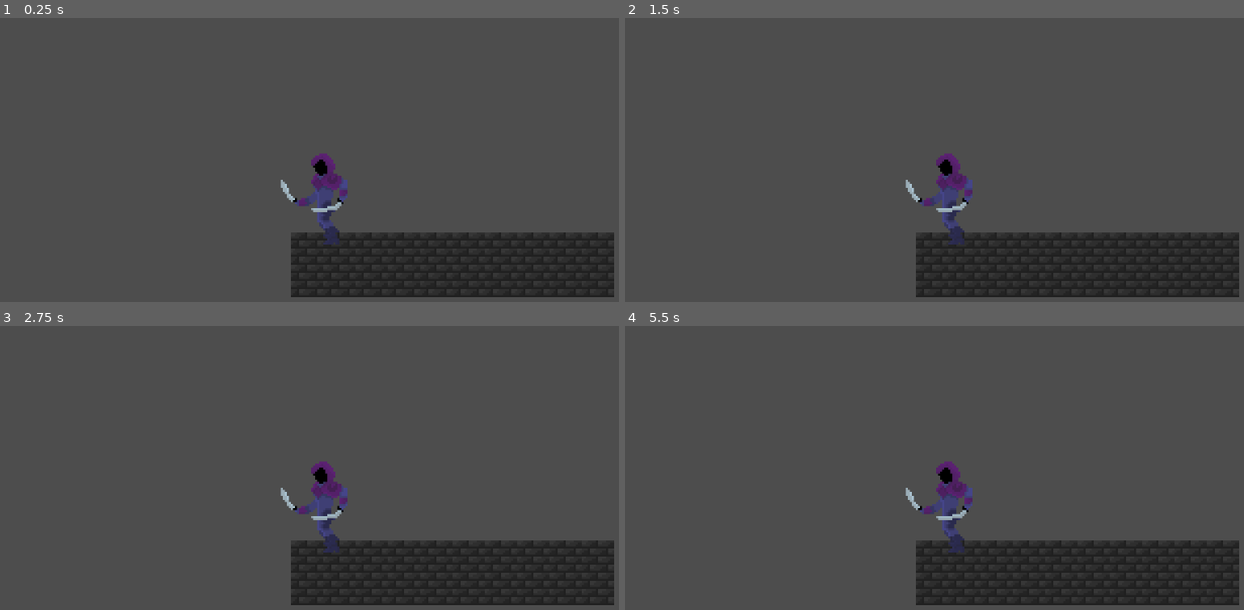
Above: before the commit, frames 1-4 (two rows, left to right).
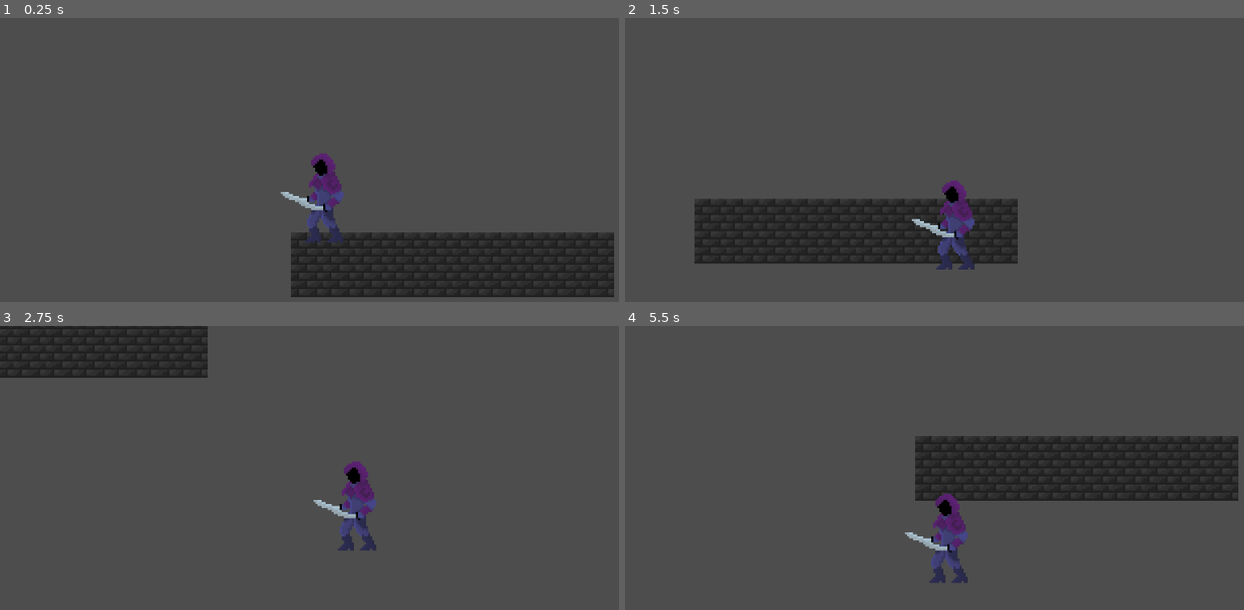
Above: after the commit, the same moments.

Repository: Thesupernile/Sacrilite
Game: Godot game, scene res://Scenes/level_1.tscn
Same seed, same stepped clock (60 frames per second), same inputs: the game is played once before the commit and once after it.
Inputs:
- Up to frame 1 (0.25 s): no input
- Up to frame 2 (1.5 s): tap Enter at 0.5 s; hold D (right, bound only after the commit) 0.53-1.28 s; hold S (down, bound only after the commit) from 1.28 s (still down)
- Up to frame 3 (2.75 s): release S (down, bound only after the commit) at 2.03 s; hold D (right, bound only after the commit) from 2.03 s (still down)
- Up to frame 4 (5.5 s): release D (right, bound only after the commit) at 2.78 s; hold W (up, bound only after the commit) 2.78-3.53 s; hold A (left, bound only after the commit) 3.53-5.03 s; hold S (down, bound only after the commit) from 5.03 s (still down)

The runs differ from the first frame. In frame 1, 0.7% of the frame differs, in the area x 45-57%, y 54-80%; in frame 2, 18%; in frame 3, 18%; in frame 4, 21%, in the area x 45-100%, y 38-99%.

Commit message:
basic movement

Diff:
--- a/Scenes/level_1.tscn
+++ b/Scenes/level_1.tscn
@@ -48,3 +48,4 @@
 tile_set = SubResource("TileSet_7p6j4")
 
 [node name="Player" parent="." instance=ExtResource("1_vk57k")]
+motion_mode = 1
--- /dev/null
+++ b/Scenes/player.gd
@@ -0,0 +1,8 @@
+extends CharacterBody2D
+
+var speed := 150  # speed in pixels/sec
+
+func _physics_process(delta):
+	var direction := Input.get_vector("left", "right", "up", "down")
+	velocity = direction * speed
+	move_and_slide()
--- a/Scenes/player.tscn
+++ b/Scenes/player.tscn
@@ -1,5 +1,6 @@
-[gd_scene load_steps=12 format=3 uid="uid://bt8vyrw3k7pfo"]
+[gd_scene load_steps=13 format=3 uid="uid://bt8vyrw3k7pfo"]
 
+[ext_resource type="Script" uid="uid://cvbyrfdgloees" path="res://Scenes/player.gd" id="1_6t5aa"]
 [ext_resource type="Texture2D" uid="uid://c5s4joram2ym3" path="res://Assets/Player.png" id="1_v0iea"]
 [ext_resource type="Texture2D" uid="uid://cl2dqtrayo1e3" path="res://Assets/PlayerRun.png" id="2_cvnsp"]
 
@@ -69,12 +70,12 @@
 size = Vector2(14, 40)
 
 [node name="Player" type="CharacterBody2D"]
+script = ExtResource("1_6t5aa")
 
 [node name="AnimatedSprite2D" type="AnimatedSprite2D" parent="."]
 sprite_frames = SubResource("SpriteFrames_6t5aa")
 animation = &"run"
-frame = 2
-frame_progress = 0.9563542
+frame_progress = 0.24425717
 
 [node name="CollisionShape2D" type="CollisionShape2D" parent="."]
 position = Vector2(0, 1)
@@ -82,3 +83,4 @@
 
 [node name="Camera2D" type="Camera2D" parent="."]
 position_smoothing_enabled = true
+position_smoothing_speed = 8.0
--- a/project.godot
+++ b/project.godot
@@ -22,6 +22,34 @@
 window/stretch/mode="canvas_items"
 window/stretch/aspect="expand"
 window/stretch/scale=6.0
+window/stretch/scale_mode="integer"
+
+[input]
+
+up={
+"deadzone": 0.2,
+"events": [Object(InputEventKey,"resource_local_to_scene":false,"resource_name":"","device":-1,"window_id":0,"alt_pressed":false,"shift_pressed":false,"ctrl_pressed":false,"meta_pressed":false,"pressed":false,"keycode":0,"physical_keycode":87,"key_label":0,"unicode":44,"location":0,"echo":false,"script":null)
+, Object(InputEventKey,"resource_local_to_scene":false,"resource_name":"","device":-1,"window_id":0,"alt_pressed":false,"shift_pressed":false,"ctrl_pressed":false,"meta_pressed":false,"pressed":false,"keycode":0,"physical_keycode":4194320,"key_label":0,"unicode":0,"location":0,"echo":false,"script":null)
+]
+}
+down={
+"deadzone": 0.2,
+"events": [Object(InputEventKey,"resource_local_to_scene":false,"resource_name":"","device":-1,"window_id":0,"alt_pressed":false,"shift_pressed":false,"ctrl_pressed":false,"meta_pressed":false,"pressed":false,"keycode":0,"physical_keycode":83,"key_label":0,"unicode":111,"location":0,"echo":false,"script":null)
+, Object(InputEventKey,"resource_local_to_scene":false,"resource_name":"","device":-1,"window_id":0,"alt_pressed":false,"shift_pressed":false,"ctrl_pressed":false,"meta_pressed":false,"pressed":false,"keycode":0,"physical_keycode":4194322,"key_label":0,"unicode":0,"location":0,"echo":false,"script":null)
+]
+}
+left={
+"deadzone": 0.2,
+"events": [Object(InputEventKey,"resource_local_to_scene":false,"resource_name":"","device":-1,"window_id":0,"alt_pressed":false,"shift_pressed":false,"ctrl_pressed":false,"meta_pressed":false,"pressed":false,"keycode":0,"physical_keycode":65,"key_label":0,"unicode":97,"location":0,"echo":false,"script":null)
+, Object(InputEventKey,"resource_local_to_scene":false,"resource_name":"","device":-1,"window_id":0,"alt_pressed":false,"shift_pressed":false,"ctrl_pressed":false,"meta_pressed":false,"pressed":false,"keycode":0,"physical_keycode":4194319,"key_label":0,"unicode":0,"location":0,"echo":false,"script":null)
+]
+}
+right={
+"deadzone": 0.2,
+"events": [Object(InputEventKey,"resource_local_to_scene":false,"resource_name":"","device":-1,"window_id":0,"alt_pressed":false,"shift_pressed":false,"ctrl_pressed":false,"meta_pressed":false,"pressed":false,"keycode":0,"physical_keycode":68,"key_label":0,"unicode":101,"location":0,"echo":false,"script":null)
+, Object(InputEventKey,"resource_local_to_scene":false,"resource_name":"","device":-1,"window_id":0,"alt_pressed":false,"shift_pressed":false,"ctrl_pressed":false,"meta_pressed":false,"pressed":false,"keycode":0,"physical_keycode":4194321,"key_label":0,"unicode":0,"location":0,"echo":false,"script":null)
+]
+}
 
 [rendering]
 
Not shown, added: Scenes/player.gd.uid
